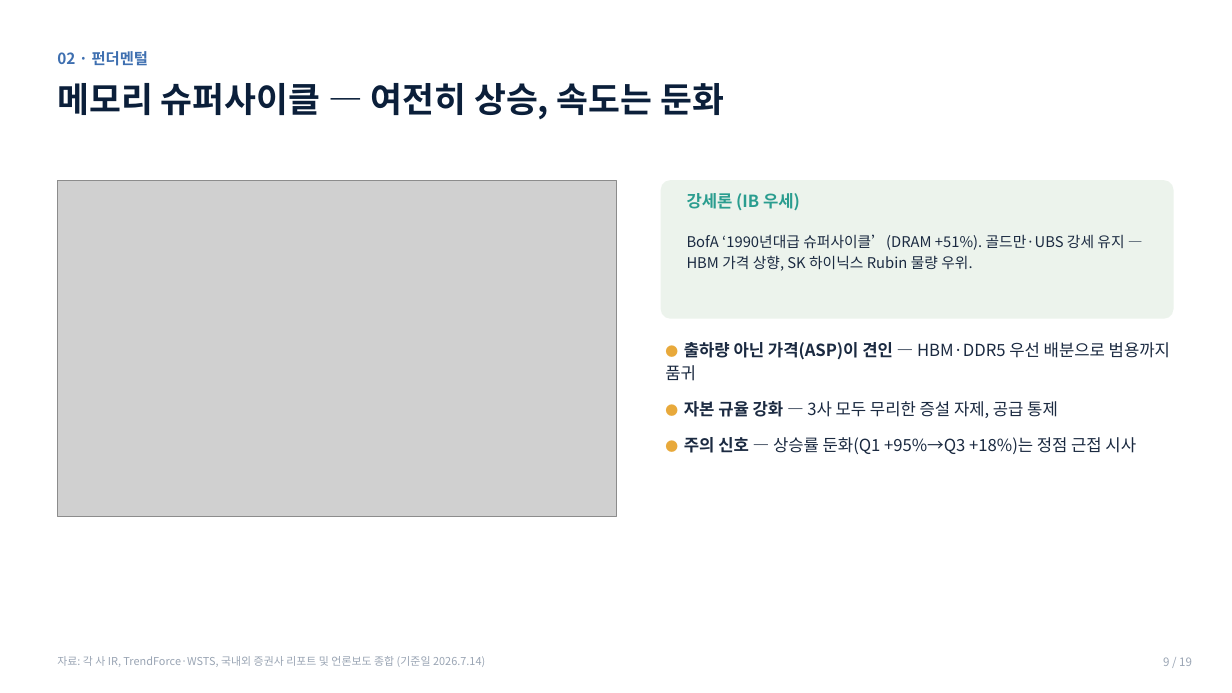
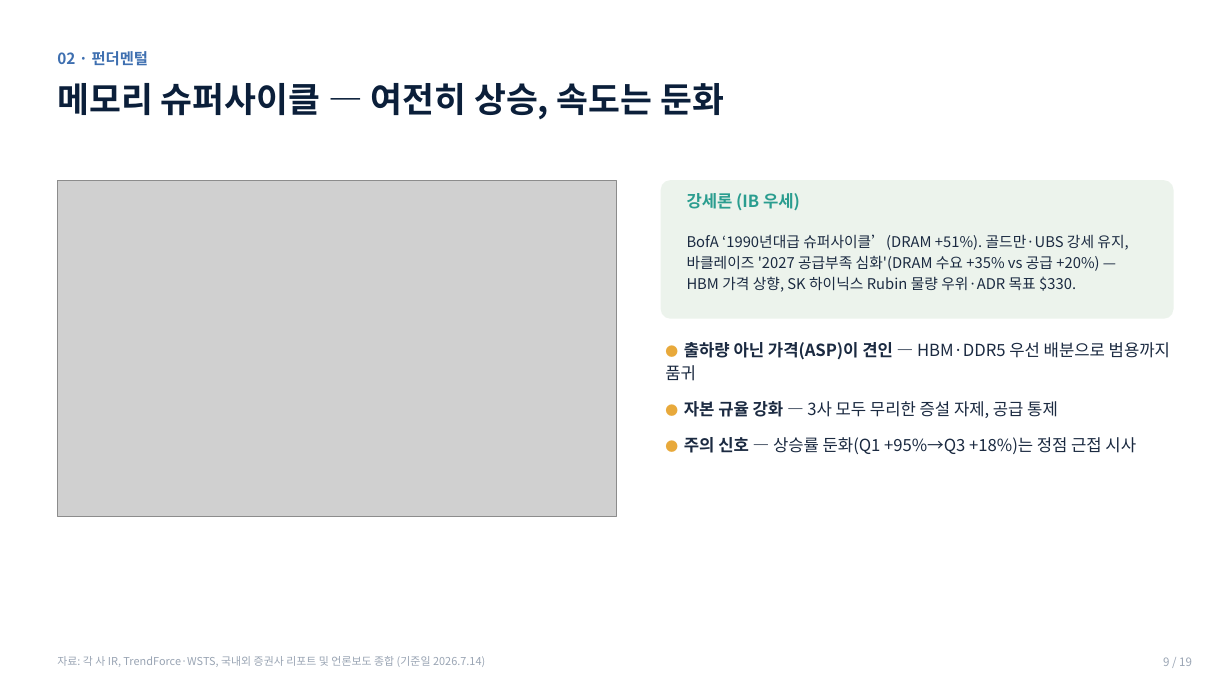
Before and after one commit to hanaroline/work_1, a slide deck: slide 9 of 반도체_고객세미나_2026.7.14.pptx. Drawn at 1232x693 pixels with LibreOffice and Linux fonts; fonts in the diff are those of the drawing; grey boxes stand for pictures. Boxes give left, top, right and bottom in pixels: in the first picture for what was removed or moved away, otherwise in the second. Text is boxed around its words. In the diff, an @@ line names an element or a change of style, - is before the commit and + after.

```diff
--- a/반도체_고객세미나_2026.7.14.pptx
+++ b/반도체_고객세미나_2026.7.14.pptx
@@ text at (x1=687, y1=234, x2=1128, y2=292): text changed @@
-BofA ‘1990년대급 슈퍼사이클’(DRAM +51%). 골드만·UBS 강세 유지 — HBM 가격 상향, SK 하이닉스 Rubin 물량 우위.
+BofA ‘1990년대급 슈퍼사이클’(DRAM +51%). 골드만·UBS 강세 유지, 바클레이즈 '2027 공급부족 심화'(DRAM 수요 +35% vs 공급 +20%) — HBM 가격 상향, SK 하이닉스 Rubin 물량 우위·ADR 목표 $330.
```
Also in this commit, not shown: 3 other slides changed.
